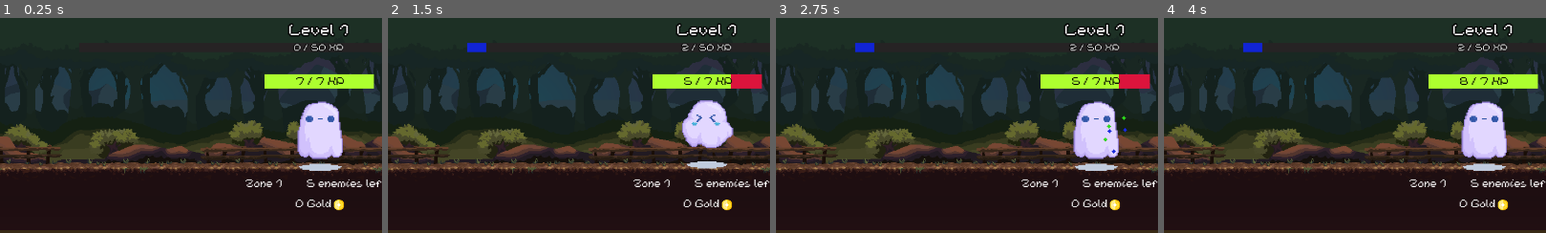
Above: before the commit, frames 1-4 (left to right).
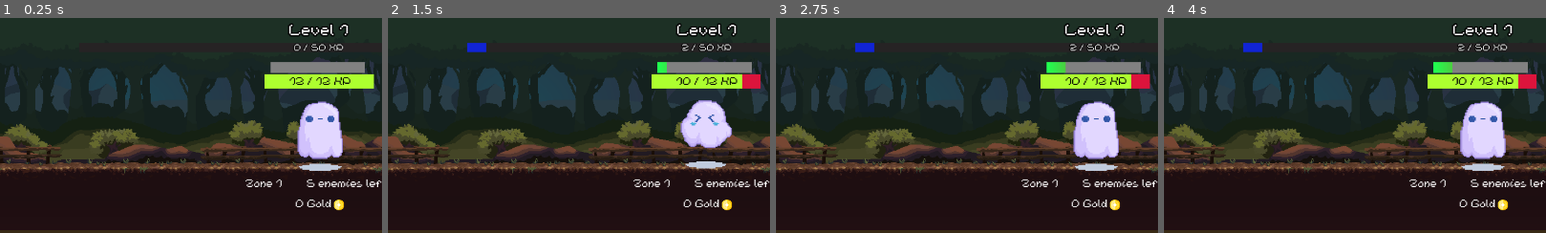
Above: after the commit, the same moments.

Repository: TTTaevas/SwordVenture
Game: Godot game, scene res://scenes/game.tscn
The game is run twice, just before and just after one commit, with the same random seed, the same clock (stepped at 60 frames per second) and the same inputs.
Inputs (mouse positions are % of the whole screen's width and height, from its top left):
- Up to frame 1 (0.25 s): no input
- Up to frame 2 (1.5 s): tap Enter at 0.5 s; move the mouse to (50, 27) at 0.52 s; click (50, 27) at 0.67 s; tap Space at 1.25 s; move the mouse to (30, 55) at 1.27 s; click (30, 55) at 1.42 s
- Up to frame 3 (2.75 s): tap Enter at 2 s; move the mouse to (60, 28) at 2.02 s; click (60, 28) at 2.17 s
- Up to frame 4 (4 s): move the mouse to (45, 70) at 2.77 s; click (45, 70) at 2.92 s; tap Space at 3.5 s; move the mouse to (80, 65) at 3.52 s; click (80, 65) at 3.67 s
The pictures show only the part of the screen within x 8-58%, y 0-50%; the shares and areas given below are measured in that part.

The runs differ from the first frame. In frame 1, 1.6% of the frame differs, in the area x 70-96%, y 20-32%; in frame 2, 2.3%; in frame 3, 1.9%; in frame 4, 2.5%, in the area x 69-98%, y 20-72%.

Commit message:
first beta???

Diff:
--- a/project.godot
+++ b/project.godot
@@ -11,6 +11,7 @@
 [application]
 
 config/name="SwordVenture"
+config/description="Go through an adventure with this clicker game!"
 run/main_scene="res://scenes/game.tscn"
 config/features=PackedStringArray("4.1", "GL Compatibility")
 boot_splash/show_image=false
--- a/scenes/bottom/item.gd
+++ b/scenes/bottom/item.gd
@@ -1,4 +1,6 @@
 extends TextureButton
+
+var game_clock := 0.0
 
 # Universal
 var psed := false
@@ -34,14 +36,24 @@
 		self.texture_normal = load("res://sprites/shop/button-red.png")
 		self.texture_pressed = load("res://sprites/shop/button-red-pressed.png")
 
-func _process(_delta):
+func _process(delta):
+	game_clock += delta
+	if int(game_clock) != 0:
+		game_clock = 0
+		if duration_left > 0:
+			duration_left -= 1
+			if duration_left <= 0:
+				expired_effect.call()
+
 	if PlayerVariables.gold < price or duration_left > 0 or level + 1 > PlayerVariables.level:
 		disabled = true
 	elif disabled == true:
 		disabled = false
 
+	if category != "swords" or level <= 0:
+		$Equip.hide()
+
 	if level < 1:
-		$Equip.hide()
 		$Price.text = "Buy: %s" % price
 		if category == "swords":
 			$Stats.text = "Once equipped, it is able to deal %s damage per second!" % dps
@@ -114,16 +126,23 @@
 		price = ceil(price * 8.60)
 		duration_left = duration
 		effect.call()
-		for i in duration_left:
-			await get_tree().create_timer(1).timeout
-			duration_left -= 1
-			if i + 1 == duration:
-				expired_effect.call()
-				level -= 1
 
 	elif category == "scrolls":
 		price = ceil(price * 20.50)
 		effect.call()
+
+func _on_equip_pressed():
+	if not equipped:
+		if len(PlayerVariables.swords.filter(func(s): return s.equipped)) + 1 <= PlayerVariables.max_equipped_swords:
+			$Equip/SoundEquip.play()
+			equipped = true
+	else:
+		$Equip/SoundUnequip.play()
+		equipped = false
+
+	var arr = PlayerVariables.swords.filter(func(s): return s.i_name != self.i_name)
+	arr.push_back({"i_name": self.i_name, "dps": self.current_dps, "equipped": self.equipped})
+	PlayerVariables.swords = arr
 
 func translate_time(seconds: int):
 	var m := 0
@@ -139,16 +158,3 @@
 
 	var se = ("0%s" % s) if s < 10 else str(s)
 	return "%s:%s" % [m, se]
-
-func _on_equip_pressed():
-	if not equipped:
-		if len(PlayerVariables.swords.filter(func(s): return s.equipped)) + 1 <= PlayerVariables.max_equipped_swords:
-			$Equip/SoundEquip.play()
-			equipped = true
-	else:
-		$Equip/SoundUnequip.play()
-		equipped = false
-
-	var arr = PlayerVariables.swords.filter(func(s): return s.i_name != self.i_name)
-	arr.push_back({"i_name": self.i_name, "dps": self.current_dps, "equipped": self.equipped})
-	PlayerVariables.swords = arr
--- a/scenes/bottom_screen.gd
+++ b/scenes/bottom_screen.gd
@@ -9,9 +9,9 @@
 var items = [
 	{"category": "swords", "price": 5, "dps": 1, "i_name": "Wooden Stick",
 	"i_description": "A weird stick an old man sold you. It looks very fragile."},
-	{"category": "swords", "price": 30, "dps": 3, "i_name": "Stone Sword",
+	{"category": "swords", "price": 50, "dps": 3, "i_name": "Stone Sword",
 	"i_description": "Two rocks assembled on a stick. It's very cubic."},
-	{"category": "swords", "price": 100, "dps": 7, "i_name": "Iron Sword",
+	{"category": "swords", "price": 250, "dps": 7, "i_name": "Iron Sword",
 	"i_description": "Forged by a blacksmith amateur. You'll have to deal with it."},
 	{"category": "swords", "price": 800, "dps": 20, "i_name": "Ruby Sword",
 	"i_description": "Shines like blood. Is it even made with Ruby?"},
--- a/scenes/pause_screen.gd
+++ b/scenes/pause_screen.gd
@@ -17,6 +17,12 @@
 	process_mode = Node.PROCESS_MODE_ALWAYS
 	$Gray.position = Vector2(0, 0)
 
+	var continue_btn = button_scene.instantiate()
+	continue_btn.action = "Continue"
+	continue_btn.description = "Continue your adventure!"
+	continue_btn.callable = continue_game
+	$Menu/Container.add_child(continue_btn)
+
 	var save_btn = button_scene.instantiate()
 	save_btn.action = "Save"
 	save_btn.description = "Save your progress!"
@@ -29,14 +35,32 @@
 	load_btn.callable = load_game
 	$Menu/Container.add_child(load_btn)
 
+	var screen_btn = button_scene.instantiate()
+	screen_btn.action = "Toggle Fullscreen"
+	screen_btn.description = "Decide the way you quest!"
+	screen_btn.callable = screen_game
+	$Menu/Container.add_child(screen_btn)
+
+	var quit_btn = button_scene.instantiate()
+	quit_btn.action = "Quit"
+	quit_btn.description = "Take a well deserved break!"
+	quit_btn.callable = quit_game
+	quit_btn.texture_normal = load("res://sprites/shop/button-red.png")
+	quit_btn.texture_pressed = load("res://sprites/shop/button-red-pressed.png")
+	$Menu/Container.add_child(quit_btn)
+
 func _process(_delta):
 	var screen := get_viewport_rect().size
 
 	$Gray.size = screen
-	$Border.position = screen / 4
+	if screen.x < 1080:
+		$Border.position = screen / (6 if screen.y > 720 else 12)
+		$Border.size = (screen / $Border.scale) - ($Border.position * 4)
+	else:
+		$Border.size = Vector2(720 / $Border.scale.x, 480 / $Border.scale.y)
+		$Border.position = (screen / 2) - (($Border.size * $Border.scale) / 2)
 	$Background.position = Vector2($Border.position.x + 20, $Border.position.y + 20)
-	$Border.size = (screen / $Border.scale) / 2
-	$Background.size = Vector2(((screen.x / $Background.scale.x) / 2) - 35, ((screen.y / $Background.scale.y) / 2) - 35)
+	$Background.size = ($Border.size * $Border.scale) - Vector2(35, 35)
 
 	$Menu.position = $Background.position
 	$Menu.size = $Background.size
@@ -49,6 +73,12 @@
 			hide()
 		paused = !paused
 		get_tree().paused = paused
+
+func continue_game():
+	paused = false
+	get_tree().paused = false
+	hide()
+	return "Good luck!"
 
 func save_game():
 	var save_file = FileAccess.open("user://save.save", FileAccess.WRITE)
@@ -67,7 +97,7 @@
 	save_file.store_line(JSON.stringify(items))
 
 	print("(SAVE_GAME FUNCTION) Game has been saved!")
-	return "Game saved!"
+	return "Adventure saved!"
 
 func load_game():
 	if not FileAccess.file_exists("user://save.save"):
@@ -98,4 +128,16 @@
 					item_data = item_data[0]
 					item[prprty] = item_data[prprty]
 
-	return "Ok!"
+	return "Welcome back!"
+
+func screen_game():
+	if DisplayServer.window_get_mode() == DisplayServer.WINDOW_MODE_FULLSCREEN:
+		DisplayServer.window_set_mode(DisplayServer.WINDOW_MODE_WINDOWED)
+		return "No longer in fullscreen!"
+	else:
+		DisplayServer.window_set_mode(DisplayServer.WINDOW_MODE_FULLSCREEN)
+		return "Now in fullscreen!"
+
+func quit_game():
+	get_tree().quit()
+	return "See you!!"
--- a/scenes/pause_screen.tscn
+++ b/scenes/pause_screen.tscn
@@ -51,7 +51,9 @@
 offset_bottom = 333.0
 
 [node name="Container" type="VBoxContainer" parent="Menu"]
+clip_children = 1
 layout_mode = 2
 size_flags_horizontal = 4
 size_flags_vertical = 4
+theme_override_constants/separation = 10
 alignment = 1
Not shown, changed: export_presets.cfg
